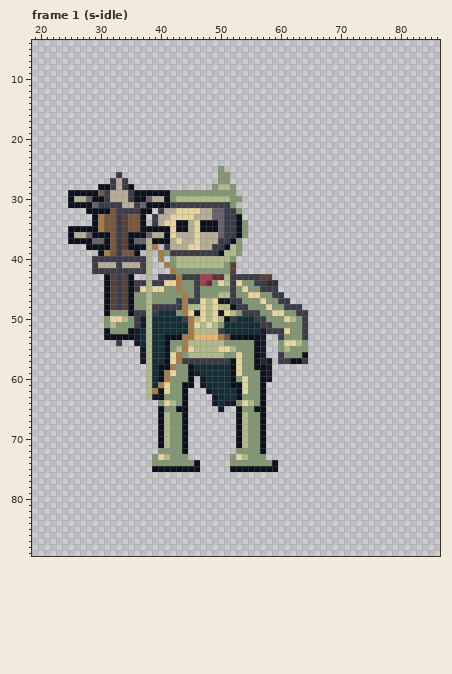
Pixel-art file: art/enemy-bones-0.aseprite. This is how it looked before the edit.
96x96 pixels, 128 frames. Shown: frame 1 (s-idle): x 19..86, y 4..89. The commit also changed other frames, which this record leaves out.
And afterwards:
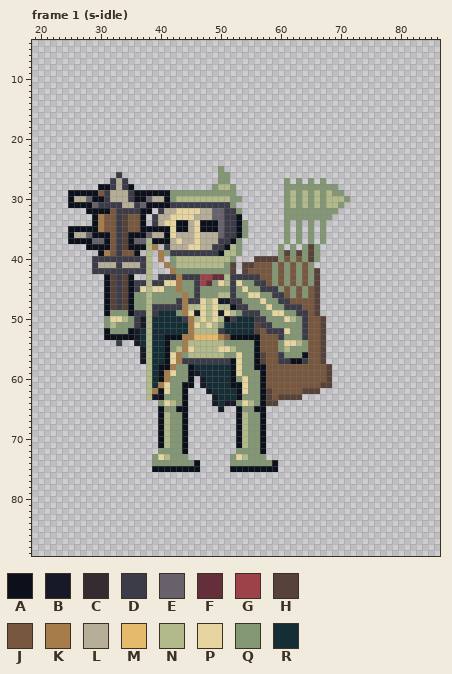
Palette (. is transparent): A #0b101b  B #171927  C #342c31  D #3c3b48  E #66616a  F #652e3b  G #9d4249  H #57423a  J #77573d  K #a77c4b  L #b6ae99  M #e6ba6d  N #b2ba8b  P #e6d5a0  Q #839775  R #152d35
Diff:
--- frame 1 (s-idle), layer "ink"
@@ x 52..73 @@
 26 ......................
-27 ......................
-28 Q.....................
-29 Q.....................
-30 QQ....................
-31 Q.....................
-32 DQ....................
-33 DA....................
-34 DAQ...................
-35 DAQ...................
-36 DAQ...................
-37 AQ....................
-38 NQ....................
-39 NQ....................
-40 Q.....................
-41 H.....................
-42 H.....................
-43 DDDDDHH...............
-44 DPQQDDCC..............
-45 DQPQQDDD..............
-46 DQQPPQQDD.............
-47 DDQQQPQQDD............
-48 ADDQQQPQQDDD..........
-49 NQDDDQQPPQQDD.........
-50 DRRRDDQQQPNQD.........
-51 RRRRRDDQQQQQD.........
-52 RRRRRBDDDPQQD.........
-53 AAAAAB..DQQQD.........
-54 QQQQAB..QPPNQ.........
-55 NQQQAB..QNQQQ.........
-56 QPQQAB..DQQQA.........
-57 APQQARB.DDAAD.........
-58 APQQAAB...............
-59 APQQQAB...............
-60 AQPQQAB...............
-61 AAPQQA................
-62 RAPQQA................
-63 RAQQQA................
-64 BQPNQA................
+27 .........Q.Q.Q.Q......
+28 Q........QQQQQQQQQ....
+29 Q........QNQNQNQNQQ...
+30 QQ.......QNQNQNQNNNQ..
+31 Q........QNQNQNQNNQ...
+32 DQ.......QQQQQQQQQ....
+33 DA.......QQQQQQQQ.....
+34 DAQ......Q.Q.Q.Q......
+35 DAQ......Q.Q.Q.Q......
+36 DAQ......Q.Q.Q.Q......
+37 AQ.......Q.Q.Q.Q......
+38 NQ......Q.Q.QHQ.......
+39 NQ......QHQHQHQ.......
+40 Q...HHHHQJQJQHQ.......
+41 H.HHJJJQJQJQJQ........
+42 H.HJJJJQJQJQJQH.......
+43 DDDDDJJQJQJQJQH.......
+44 DPQQDDJQJQJQJQH.......
+45 DQPQQDDDQJQJQJH.......
+46 DQQPPQQDDJQJQJH.......
+47 DDQQQPQQDDJJJJH.......
+48 ADDQQQPQQDDDJJH.......
+49 NQDDDQQPPQQDDJH.......
+50 DRRRDDQQQPNQDJJH......
+51 RRRRHDDQQQQQDJJH......
+52 RRRRHJDDDPQQDJJH......
+53 AAAAAJJJDQQQDJJH......
+54 QQQQAJJJQPPNQJJH......
+55 NQQQAJJJQNQQQJJH......
+56 QPQQAHJJDQQQAJJH......
+57 APQQAHJJDDAADJJH......
+58 APQQAAJJJJJJJJJJH.....
+59 APQQQAJJJJJJJJJJH.....
+60 AQPQQAJJJJJJJJJJH.....
+61 AAPQQAJJJJJJJJJHH.....
+62 RAPQQAHJJJJJHHH.......
+63 RAQQQAHJHHHH..........
+64 BQPNQAHH..............
 65 .AQQAA................
Pixel boxes of the changes (left, top, right, bottom) in both pictures:
changed: (242, 178, 350, 406)
